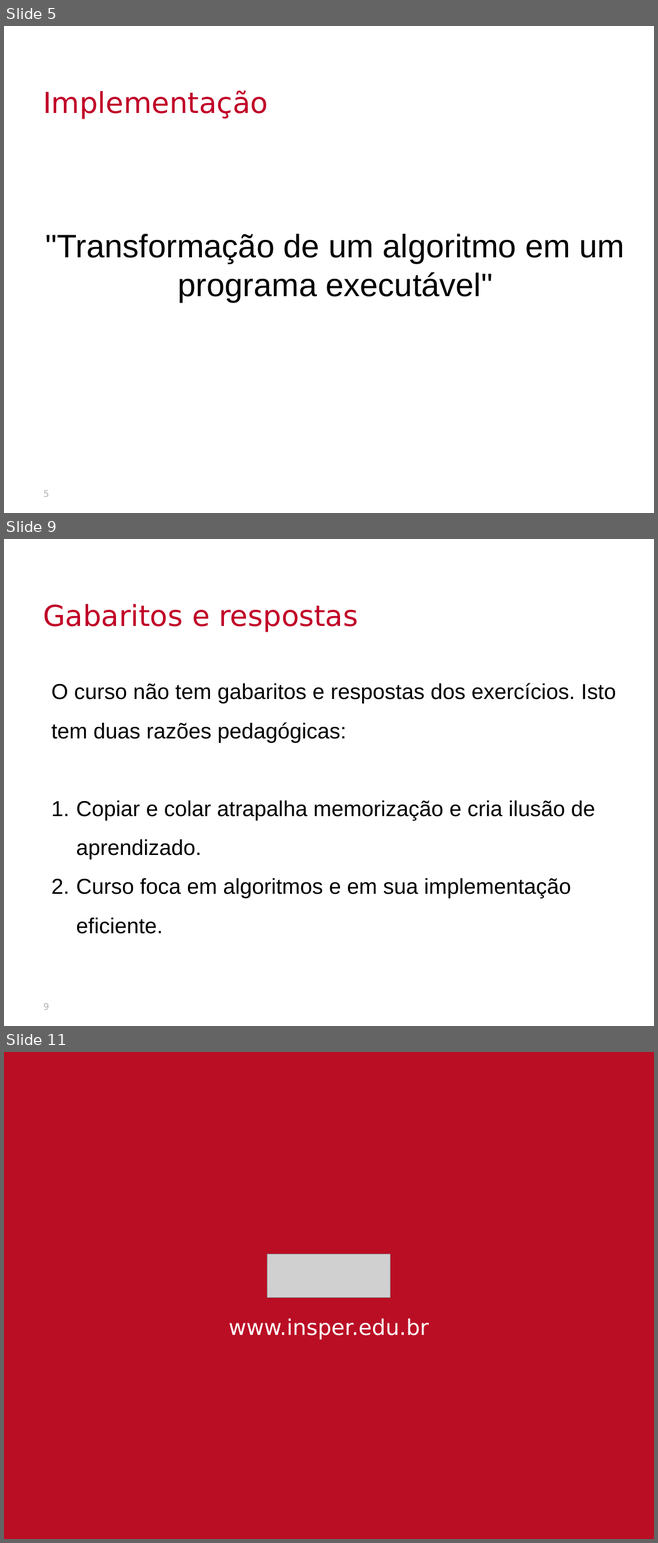
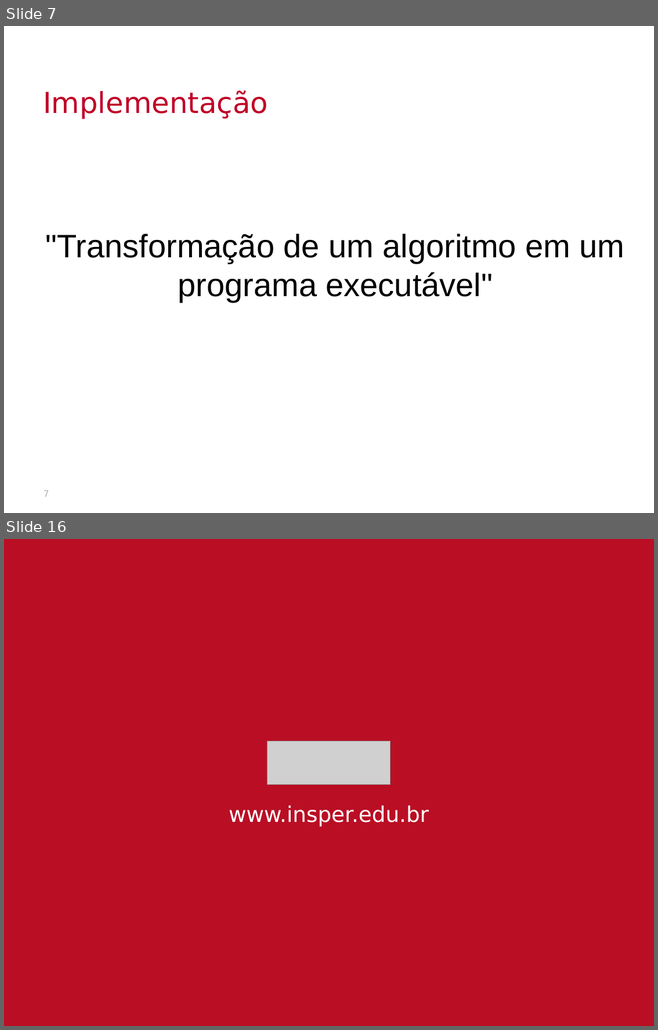
Before and after one commit to thalials/supercomp, a slide deck: aulas/02-desempenho/slides.pptx. Shown one above the other, each under a label of ours: slides 5, 9 and 11 before the commit, slides 7 and 16 after it; the slides between them are not shown. The pictures are 658x1543 and 658x1030 pixels, drawn with LibreOffice and Linux fonts; fonts in the diff are those of the drawing; grey boxes stand for pictures; background and template pictures are left out. Boxes give left, top, right and bottom in pixels: in the first picture for what was removed or moved away, otherwise in the second. Text is boxed around its words. In the diff, an @@ line names an element or a change of style, - is before the commit and + after.

```diff
--- a/aulas/02-desempenho/slides.pptx
+++ b/aulas/02-desempenho/slides.pptx
@@ slide 9 removed at (4,539,654,1026), background picture (left out) @@
@@ text removed at (43,604,358,632) @@
-Gabaritos e respostas
@@ text removed at (52,683,615,934) @@
-O curso não tem gabaritos e respostas dos exercícios. Isto tem duas razões pedagógicas:
-1. Copiar e colar atrapalha memorização e cria ilusão de aprendizado.
-2. Curso foca em algoritmos e em sua implementação eficiente.
@@ page number removed at (43,1003,49,1010) @@
-9
@@ what was slide 5 is now slide 7 @@
@@ page number at (43,491,49,497): text changed @@
-5
+7
@@ what was slide 11 is now slide 16 @@
```
Also in this commit, not shown: 2 slides changed, 8 slides added, 2 other slides removed, 27 other files.
